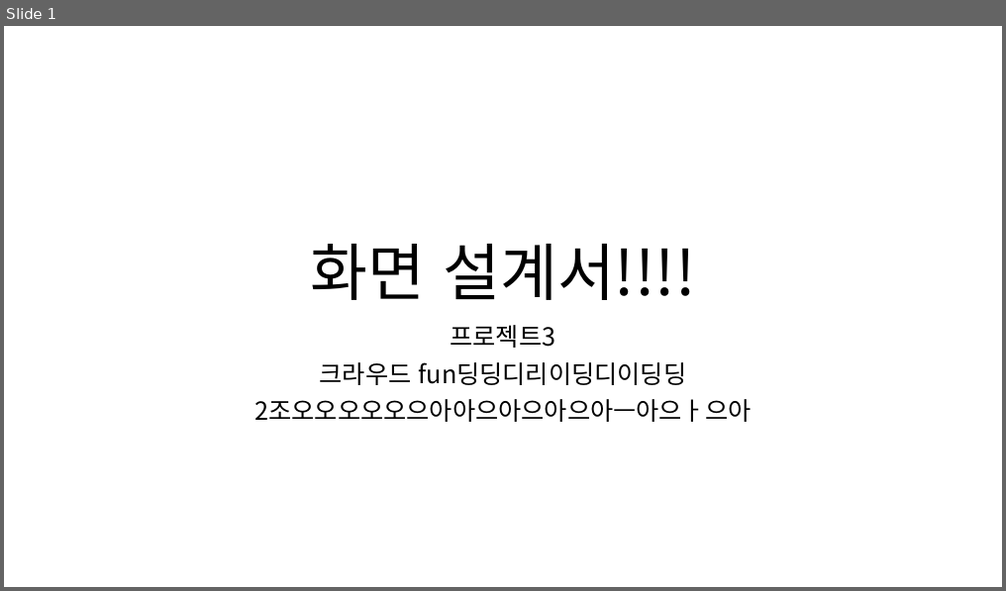
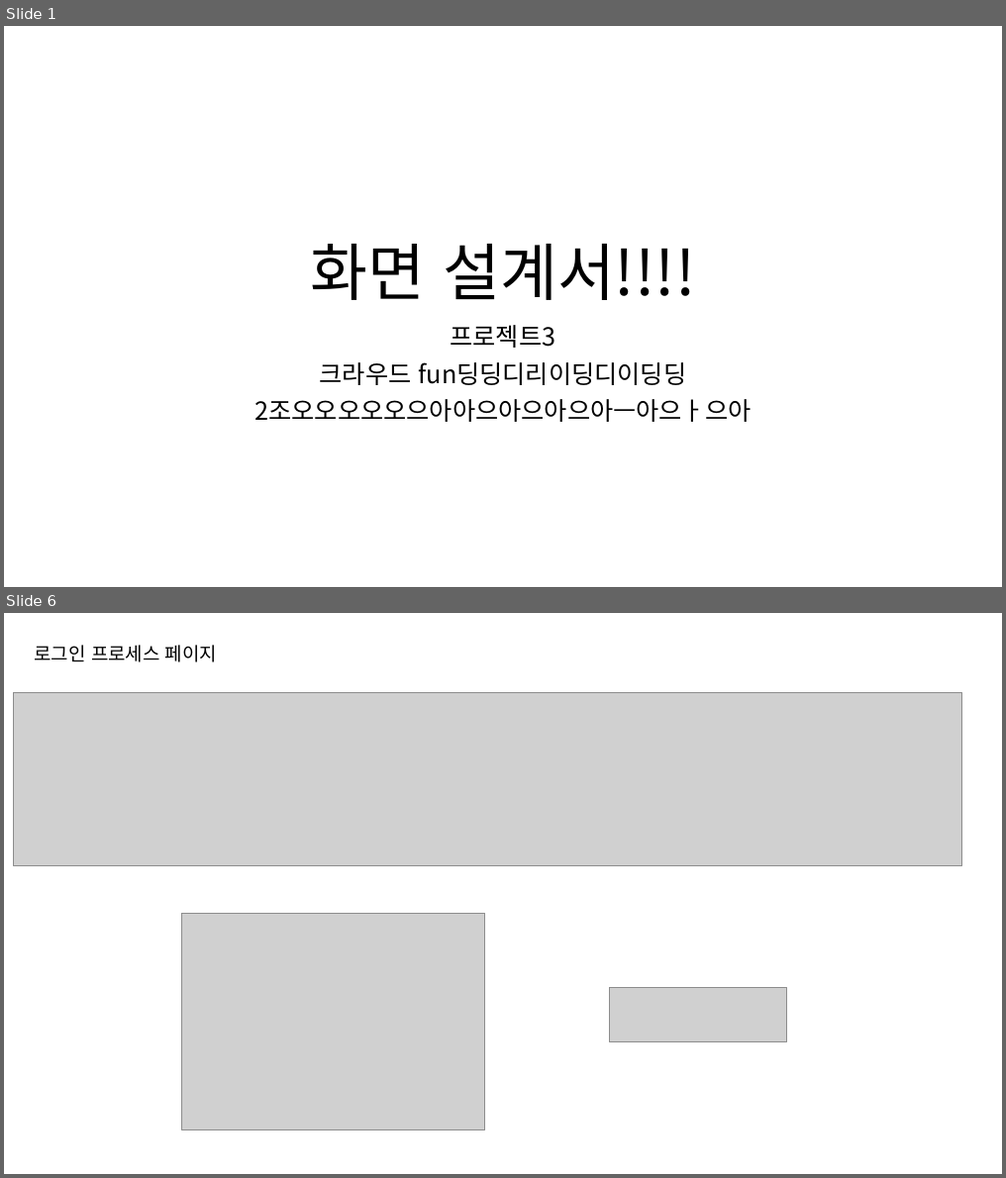
Before and after one commit to ezenteam2/RentalEquip, a slide deck: 0 발표용 파워포인트/0327 4차발표/0327 project04 - 파워포인트 - 서희.pptx. Shown one above the other, each under a label of ours: slide 1 before the commit, slides 1 and 6 after it; the slides between them are not shown. The pictures are 1006x591 and 1006x1178 pixels, drawn with LibreOffice and Linux fonts; fonts in the diff are those of the drawing; grey boxes stand for pictures. Boxes give left, top, right and bottom in pixels: in the first picture for what was removed or moved away, otherwise in the second. Text is boxed around its words. In the diff, an @@ line names an element or a change of style, - is before the commit and + after.

```diff
--- a/0 발표용 파워포인트/0327 4차발표/0327 project04 - 파워포인트 - 서희.pptx
+++ b/0 발표용 파워포인트/0327 4차발표/0327 project04 - 파워포인트 - 서희.pptx
@@ slide 6 added at <box>4,613,1002,1174</box>, background #FFFFFF @@
@@ text added at <box>35,645,217,663</box>, 18 pt, text #000000 @@
+로그인 프로세스 페이지
@@ picture added at <box>13,692,962,866</box> @@
@@ picture added at <box>182,913,485,1131</box> @@
@@ picture added at <box>609,988,787,1042</box> @@
```
Also in this commit, not shown: 18 other slides added, 1 other file.
